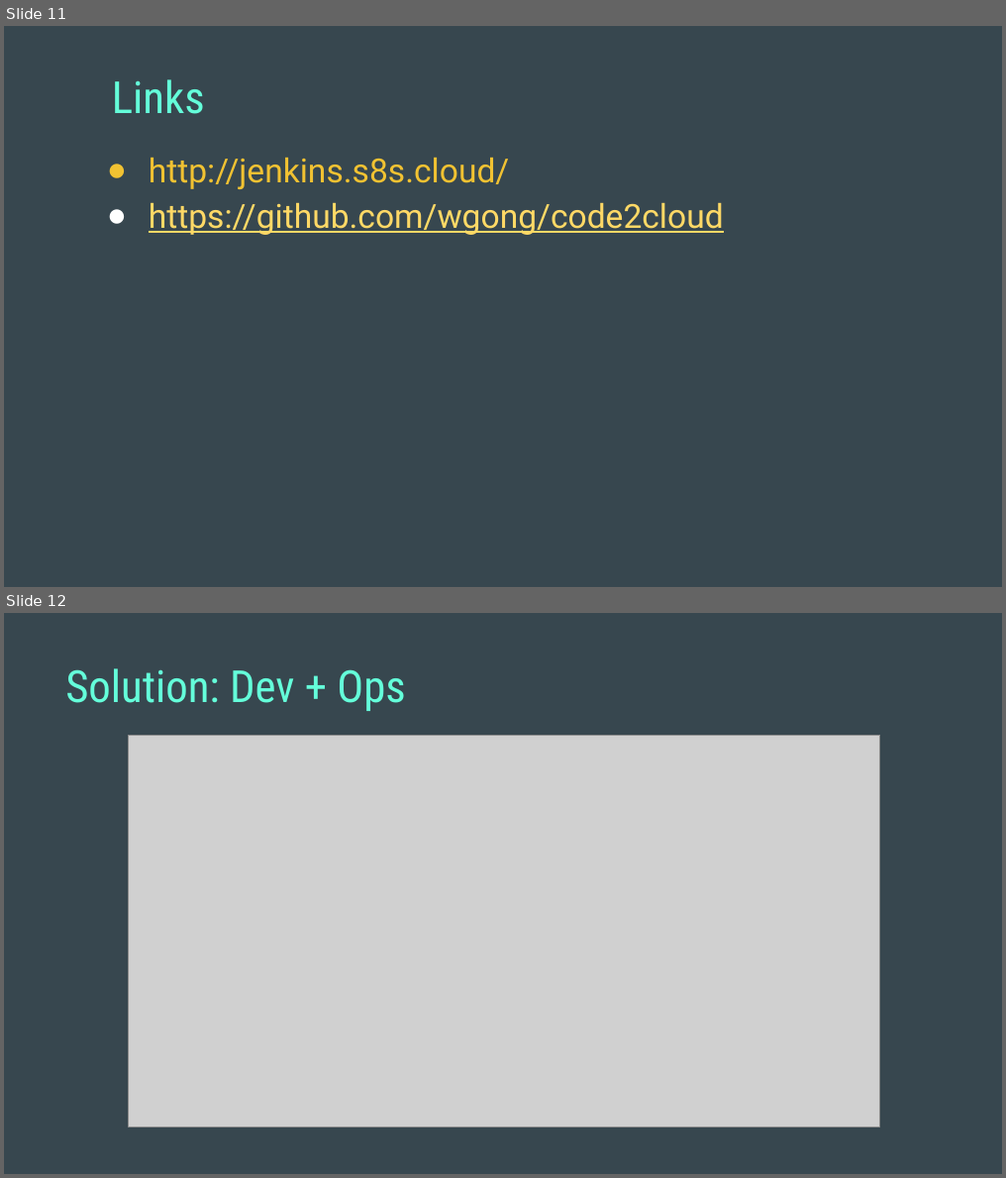
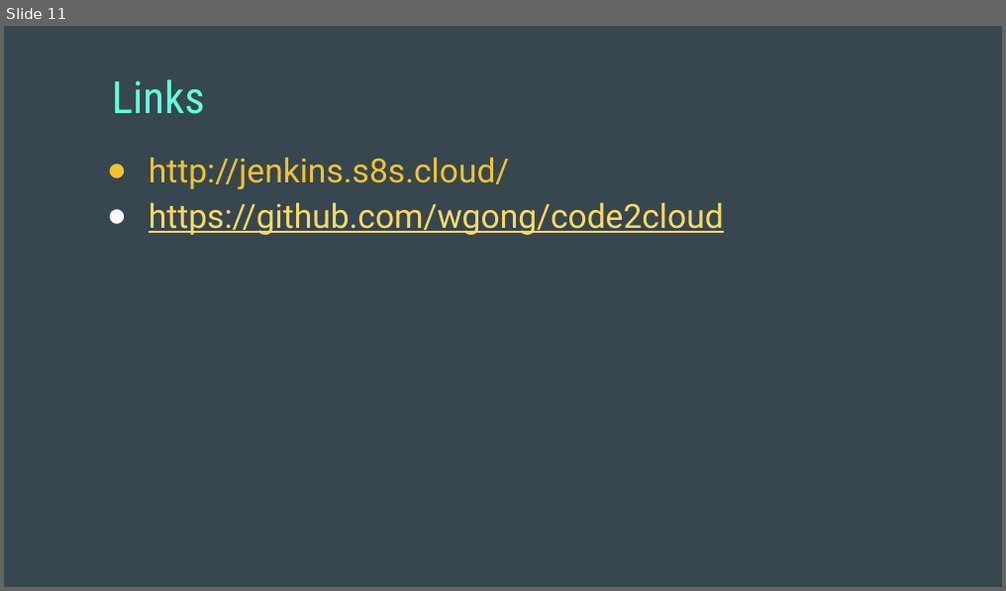
Before and after one commit to wgong/code2cloud, a slide deck: docs/code2cloud.pptx. Shown one above the other, each under a label of ours: slides 11 and 12 before the commit, slide 11 after it. The pictures are 1006x1178 and 1006x591 pixels, drawn with LibreOffice and Linux fonts; fonts in the diff are those of the drawing; grey boxes stand for pictures. Boxes give left, top, right and bottom in pixels: in the first picture for what was removed or moved away, otherwise in the second. Text is boxed around its words. In the diff, an @@ line names an element or a change of style, - is before the commit and + after.

```diff
--- a/docs/code2cloud.pptx
+++ b/docs/code2cloud.pptx
@@ slide 12 removed at bbox=[4, 613, 1002, 1174], background #37474F @@
@@ title removed at bbox=[65, 668, 405, 711] @@
-Solution: Dev + Ops
@@ picture removed at bbox=[129, 735, 880, 1127] @@
```
Also in this commit, not shown: 2 slides changed, 6 slides added, 6 other slides removed, 1 other file.
